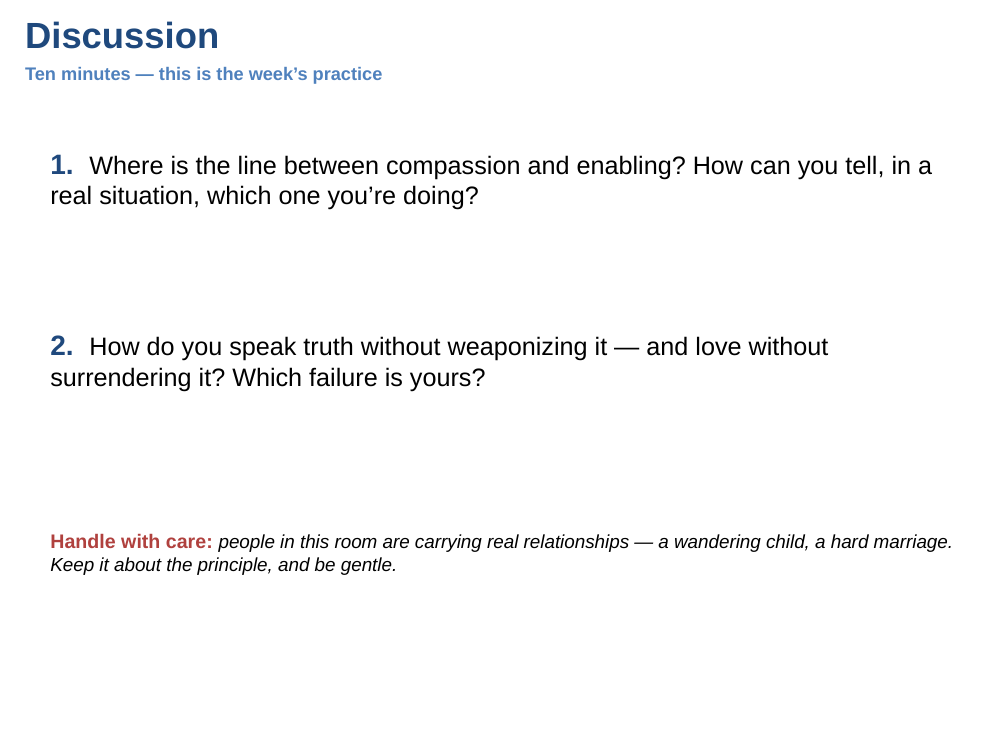
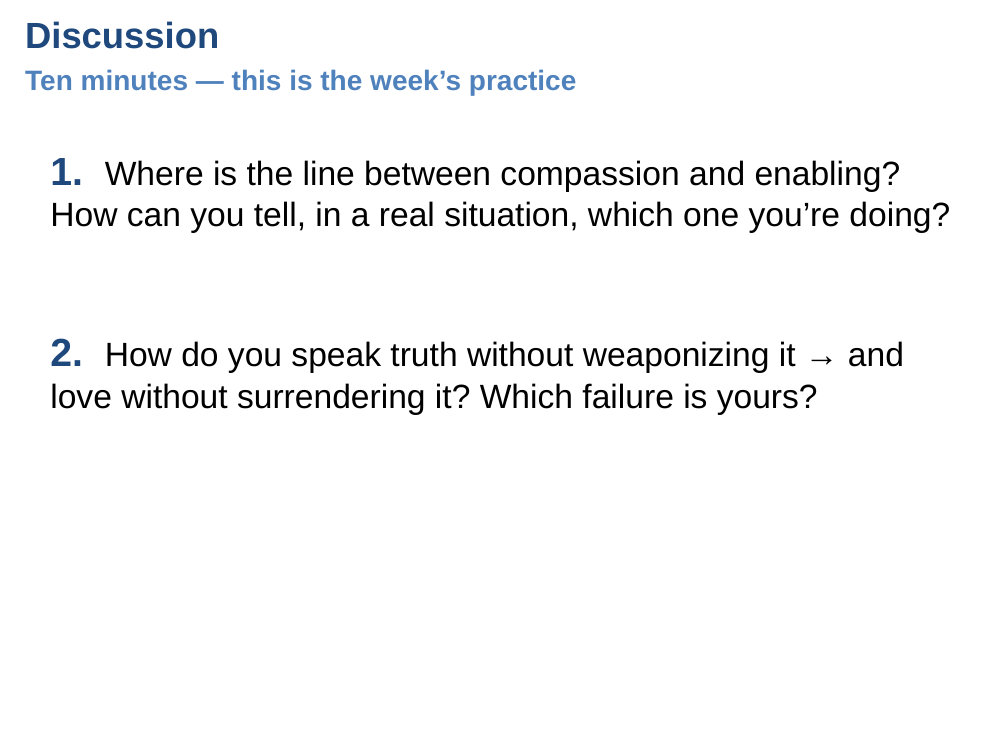
Before and after one commit to UsefulEngines/EvangelismPublic, a slide deck: slide 6 of 2026-Q4/06-LoveCompassionTruth/Week06-LoveCompassionAndTruth.pptx. Drawn at 1008x756 pixels with LibreOffice and Linux fonts; fonts in the diff are those of the drawing. Boxes give left, top, right and bottom in pixels: in the first picture for what was removed or moved away, otherwise in the second. Text is boxed around its words. In the diff, an @@ line names an element or a change of style, - is before the commit and + after.

```diff
--- a/2026-Q4/06-LoveCompassionTruth/Week06-LoveCompassionAndTruth.pptx
+++ b/2026-Q4/06-LoveCompassionTruth/Week06-LoveCompassionAndTruth.pptx
@@ text "Ten minutes — this is ..." at [25,69,576,95]: size 13 to 20 pt @@
@@ text "1. Where is the line ..." at [50,158,950,233]: size 20 to 28 pt in "1."; size 18 to 24 pt @@
@@ text at [50,338,904,415]: text changed; size 18 to 24 pt @@
-2. How do you speak truth without weaponizing it — and love without surrendering it? Which failure is yours?
+2. How do you speak truth without weaponizing it → and love without surrendering it? Which failure is yours?
@@ text removed at [50,533,953,575] @@
-Handle with care: people in this room are carrying real relationships — a wandering child, a hard marriage. Keep it about the principle, and be gentle.
```
Also in this commit, not shown: 6 other slides changed.
